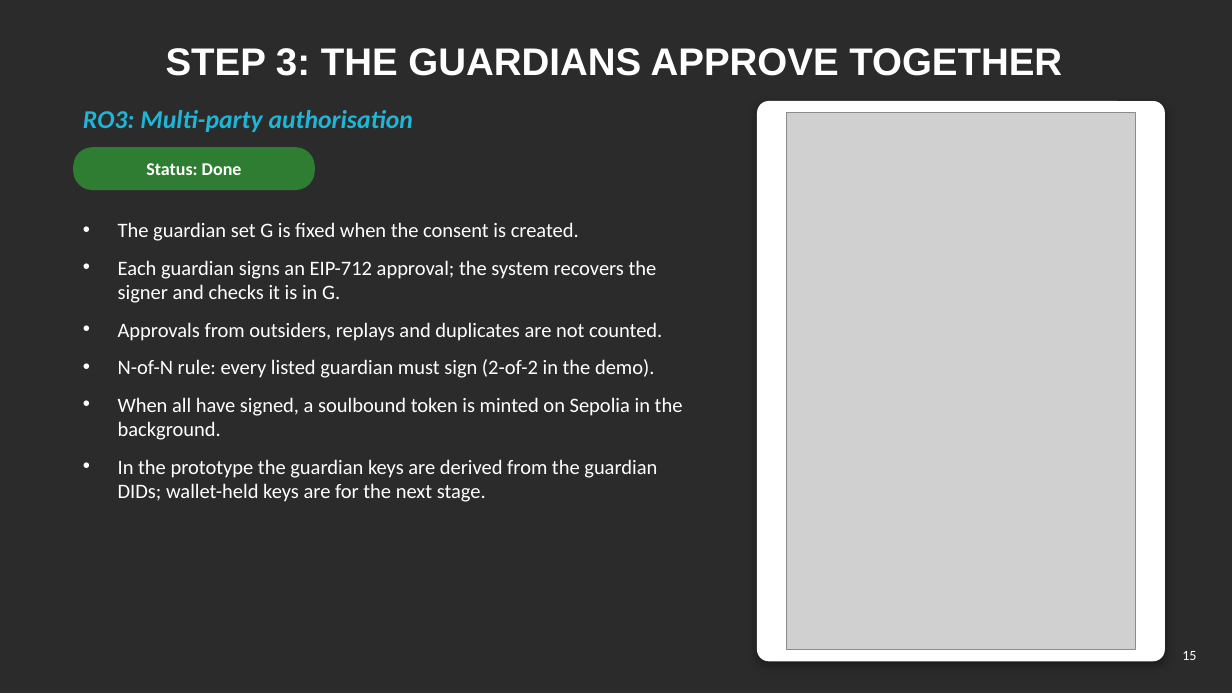
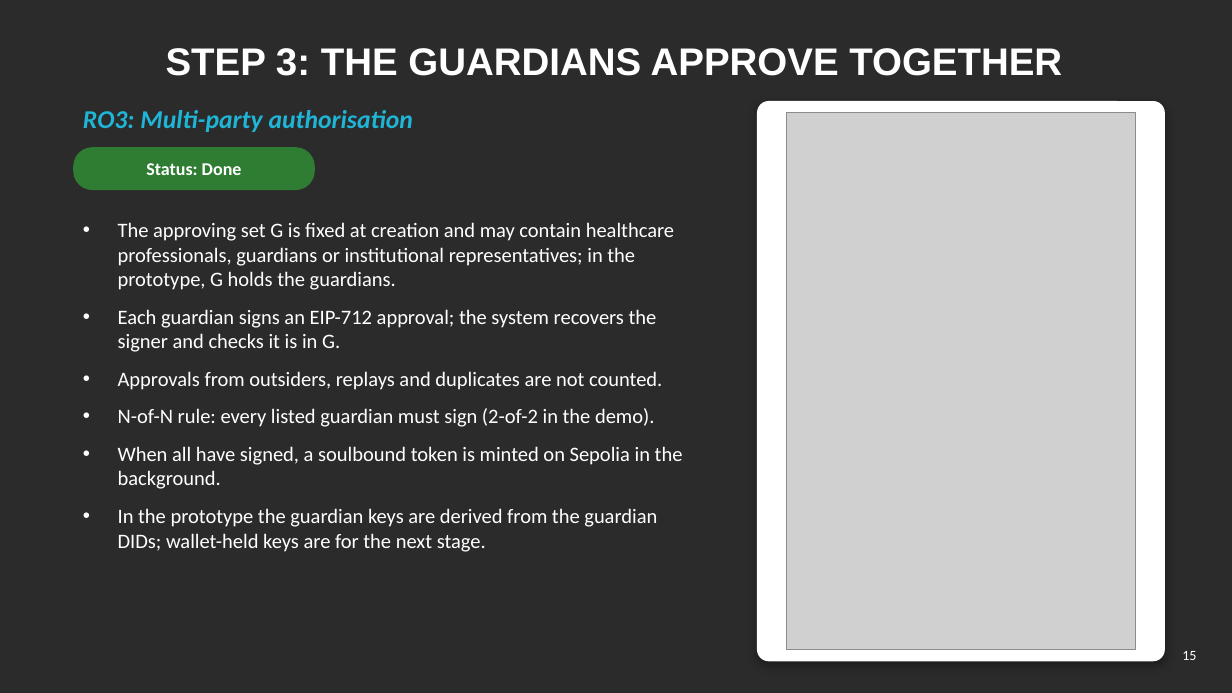
Before and after one commit to yasir12345678900/HealthRWA-Sepolia-Personal-try, a slide deck: slide 15 of docs/Yasir_Candidature_Reassessment_Slides_Simple.pptx. Drawn at 1232x693 pixels with LibreOffice and Linux fonts; fonts in the diff are those of the drawing; grey boxes stand for pictures; background and template pictures are left out; a plain dark background stands for a picture behind light text. Boxes give left, top, right and bottom in pixels: in the first picture for what was removed or moved away, otherwise in the second. Text is boxed around its words. In the diff, an @@ line names an element or a change of style, - is before the commit and + after.

```diff
--- a/docs/Yasir_Candidature_Reassessment_Slides_Simple.pptx
+++ b/docs/Yasir_Candidature_Reassessment_Slides_Simple.pptx
@@ text at (118,222,674,290): text changed @@
-• The guardian set G is fixed when the consent is created.
+• The approving set G is fixed at creation and may contain healthcare professionals, guardians or institutional representatives; in the prototype, G holds the guardians.
```
Also in this commit, not shown: 17 other slides changed, 16 other files.
